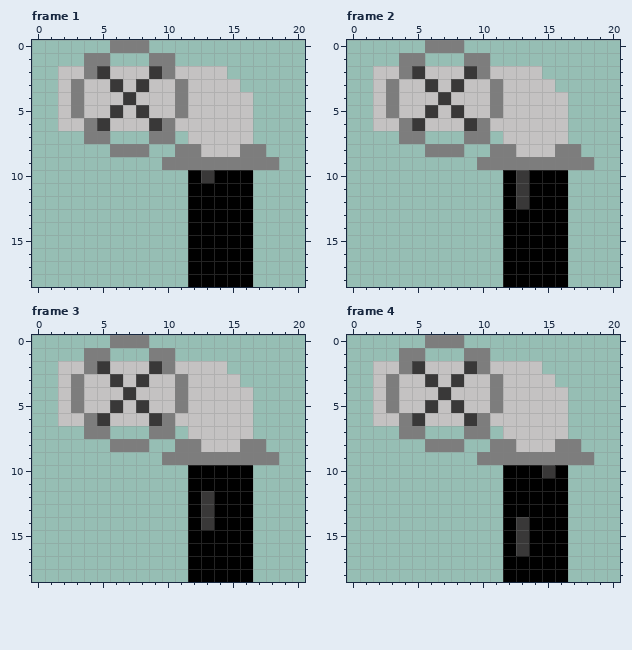
Animated GIF sprite, stored at src/main/resources/static/images/spillanim.gif. The picture above is the old version.
The file is 189x171 pixels, drawn in blocks of 9x9; one block is one cell here. Shown: frame 1, frame 2, frame 3, frame 4. The commit also changed other frames, which this record leaves out.
After the commit:
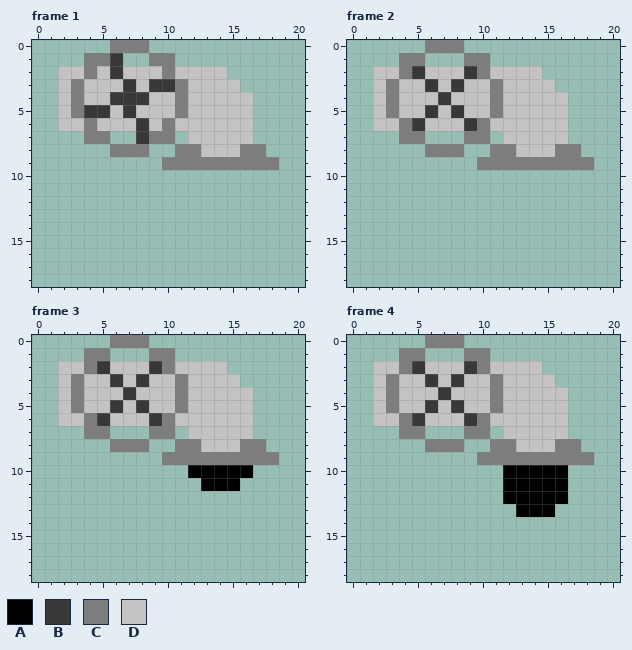
Palette (. is transparent): A #000000  B #393838  C #7d7d7d  D #c4c2c2
Changes in this commit:
Frame 1:
The edit adds colour B in row 1 at x 6; in row 7 at x 8.
Colour D gives way to colour B in row 2 at x 6; in row 3 at x 7 and 9 to 10; in row 4 at x 6 and 8; in row 5 at x 4 to 5 and 7; in row 6 at x 8.
Colour B gives way to colour D in row 2 at x 5 and 9; in row 3 at x 6 and 8; in row 5 at x 6 and 8; in row 6 at x 5 and 9.
Colour A is removed in row 10 at x 12 and 14 to 16; in rows 11 to 18 at x 12 to 16.
Colour B is removed in row 10 at x 13.
Frame 2:
Colour A is removed in rows 10 to 12 at x 12 and 14 to 16; in rows 13 to 18 at x 12 to 16.
Colour B is removed in rows 10 to 12 at x 13.
Frame 3:
Colour A is removed in row 11 at x 12 and 16; in rows 12 to 14 at x 12 and 14 to 16; in rows 15 to 18 at x 12 to 16.
Colour B is removed in rows 12 to 14 at x 13.
Frame 4:
Colour B gives way to colour A in row 10 at x 15.
Colour A is removed in row 13 at x 12 and 16; in rows 14 to 16 at x 12 and 14 to 16; in rows 17 to 18 at x 12 to 16.
Colour B is removed in rows 14 to 16 at x 13.
Where, in picture pixels (left, top, right, bottom), the same in both pictures:
changed: (84, 53, 253, 287)
erased: (503, 170, 568, 287)
erased: (188, 478, 253, 582)
changed: (503, 465, 568, 582)
